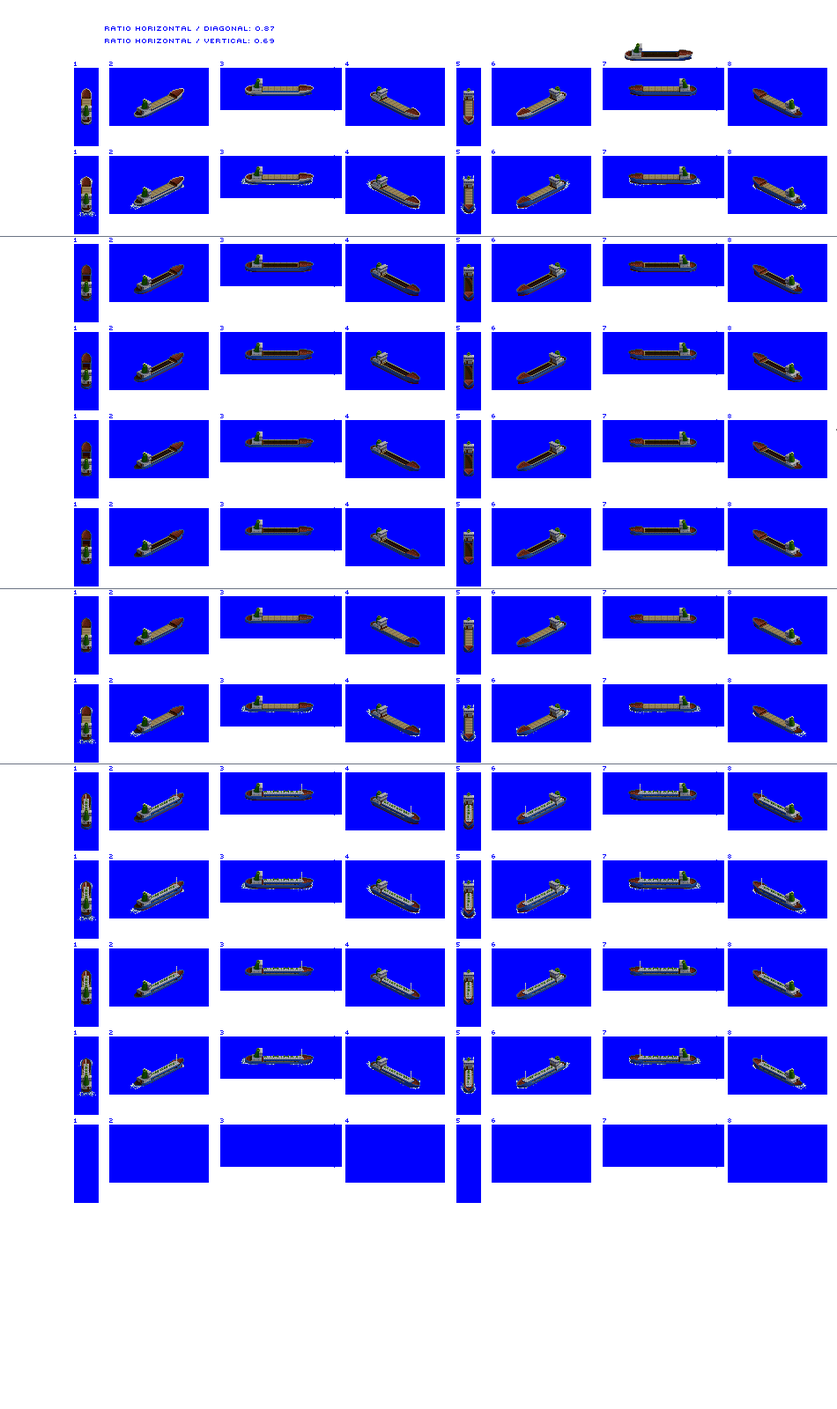
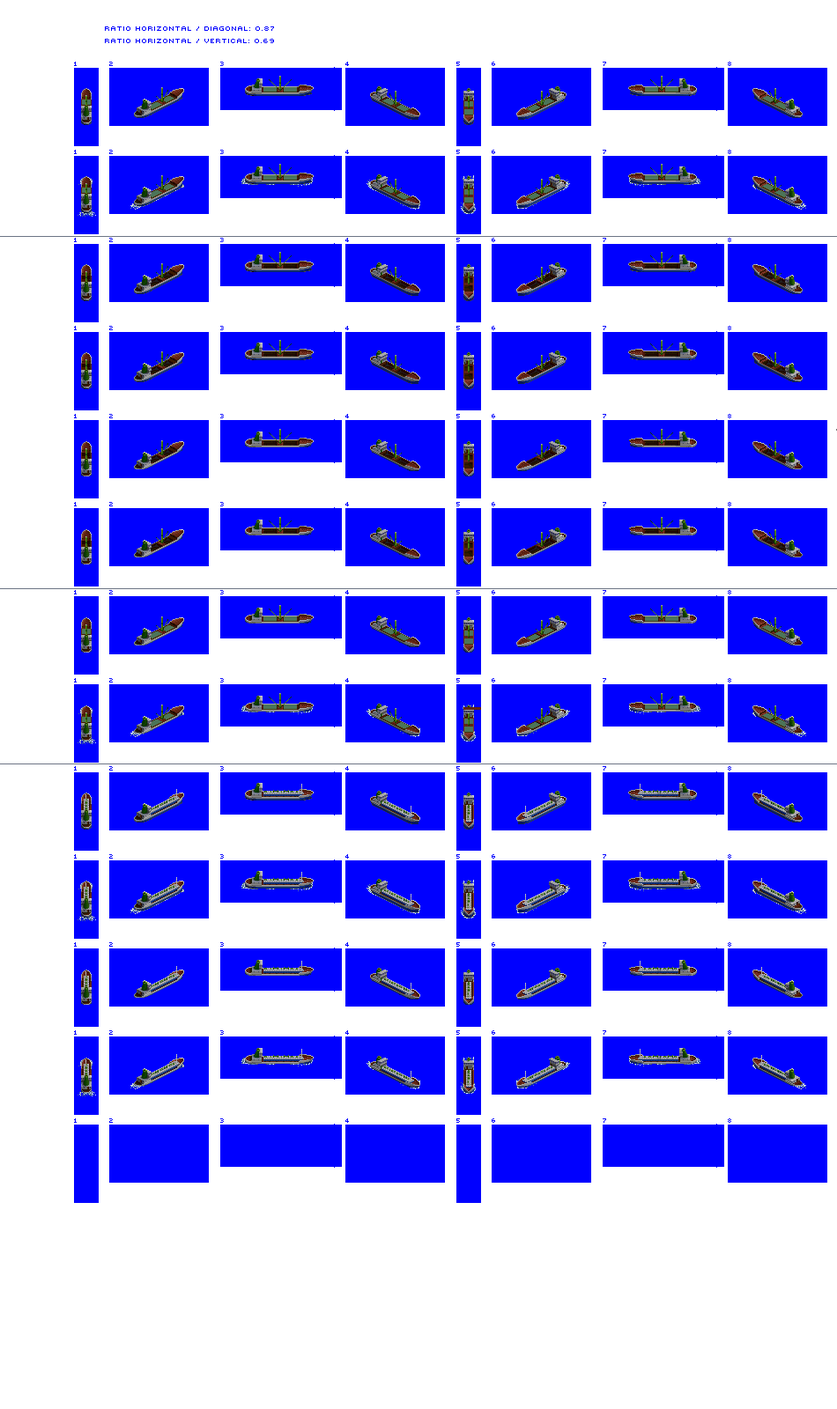
Before/after of a (837, 1409) layered artwork. What changed in the layer stack:
painted on "tanker" over [81, 796, 785, 1086]
added layer "cranes" above "hatches" over [85, 75, 782, 726]
painted on "hatches" over [81, 86, 786, 734]
added layer "Hatch Divider" above "Large Trader" over [155, 87, 783, 732]
painted on "Large Trader" over [81, 43, 803, 1094]
